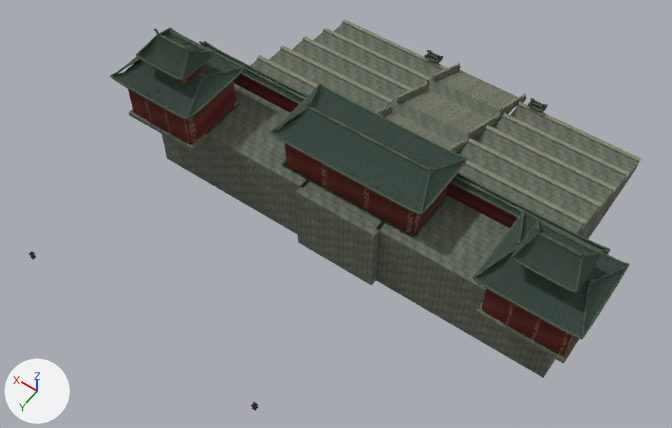
The glTF model art/temple/intro/temple_facade.glb: old version first, new version second.
Before and after are seen from a 50 mm camera at (-41.5, 90.6, 101.5) aimed at (-0.1, 32.7, 10.5). Lighting does not change. The marker at lower left points along +X, +Y and +Z. The picture after the commit comes second. Vertices at exactly the same position are counted once.

The scene before the commit, as lines of its bpy script (objects in view):
```python
me_temple_facade0 = bpy.data.meshes.new('temple_facade0')
me_temple_facade0.from_pydata(...)  # 14924 vertices, 22406 faces; spans x -32.6..30.6, y -8.6..35.0, z 0.0..18.9
me_temple_facade0.materials.append(mat_temple___painted_stone__red_timber_and_grey_tiles)  # picture img_temple_approach
me_temple_facade1 = bpy.data.meshes.new('temple_facade1')
me_temple_facade1.from_pydata(...)  # 14388 vertices, 22358 faces; spans x -33.6..33.6, y -6.8..35.8, z 0.0..23.1
me_temple_facade1.materials.append(mat_temple___painted_stone__red_timber_and_grey_tiles)  # picture img_temple_approach
ob_temple_facade0 = bpy.data.objects.new('temple_facade0', me_temple_facade0)
ob_temple_facade0.location = (0.0, 0.0, 0.0)
ob_temple_facade1 = bpy.data.objects.new('temple_facade1', me_temple_facade1)
ob_temple_facade1.location = (0.0, 0.0, 0.0)
```
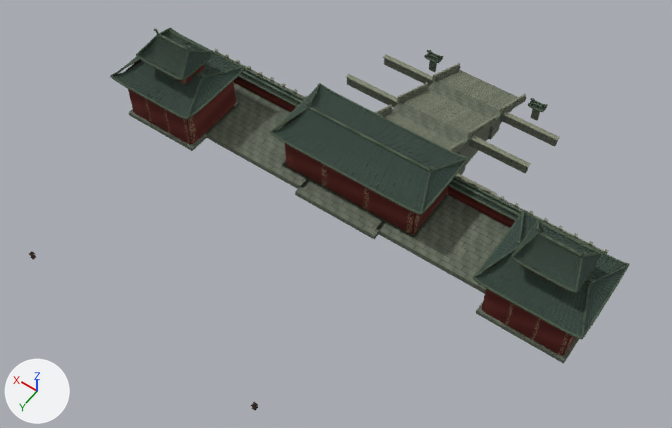
What differs and where, as boxes (x1, y1, x2, y2) in the pictures (672 x 428 px; the box of a moved part takes in the faces that stretch with it):
'temple_facade0', reshaped
    before: (162, 19, 642, 378)
    after: (205, 49, 609, 364)
part 1 of me_temple_facade0, added
    after: (501, 112, 560, 141)
part 2 of me_temple_facade0, added
    after: (469, 136, 531, 168)
part 3 of me_temple_facade0, added (mostly hidden)
    after: (457, 174, 497, 197)
part 4 of me_temple_facade0, moved or reshaped
    before: (452, 175, 605, 251)
    after: (449, 178, 521, 218)
part 5 of me_temple_facade0, deleted
    before: (199, 19, 642, 254)
part 6 of me_temple_facade0, cut back
    before: (162, 28, 555, 378)
    after: (207, 53, 589, 336)
part 7 of me_temple_facade0, moved or reshaped
    before: (494, 117, 626, 215)
    after: (469, 115, 557, 173)

What the commit changed:
me_temple_facade0 is used by ob_temple_facade0; location (0.0, 0.0, 0.0).
me_temple_facade0 had 14924 vertices, 22406 faces and spanned x -32.6..30.6, y -8.6..35.0, z 0.0..18.9.
me_temple_facade0 now has 14935 vertices, 22406 faces and spans x -33.5..30.5, y -8.6..35.7, z 0.0..18.9.
me_temple_facade0 part 1: the loose piece of 24 vertices spanning x -5.4..5.4, y -1.3..-1.2, z 3.5..3.6 is copied, and the copy is scaled about its middle by (0.835, 8.44, 3.27), then moved by (-10.3, 0.2, 0.0); it spans x -14.9..-5.8, y -1.4..-0.6, z 3.5..3.7.
me_temple_facade0 part 2: the loose piece of 24 vertices spanning x -5.4..5.4, y 8.7..8.8, z 7.1..7.2 is copied, and the copy is scaled about its middle by (0.835, 8.44, 3.27), then moved by (-10.3, 0.3, 0.0); it spans x -14.9..-5.8, y 8.6..9.4, z 7.1..7.3.
me_temple_facade0 part 3: the loose piece of 24 vertices spanning x -5.4..5.4, y 18.6..18.7, z 10.7..10.8 is copied, and the copy is scaled about its middle by (0.835, 8.44, 3.27), then moved by (-10.3, 0.3, 0.0); it spans x -14.9..-5.8, y 18.6..19.4, z 10.7..10.9.
me_temple_facade0 part 4: the loose piece of 443 vertices spanning x -30.5..-7.5, y 21.2..22.8, z 13.8..14.4 is scaled about its middle by (0.869, 0.938, 0.898), then moved by (1.0, 0.0, -0.9).
me_temple_facade0 part 5: 523 loose pieces with 4844 vertices, spanning x -30.6..30.6, y -5.8..22.9, z 0.0..15.0, are deleted.
me_temple_facade0 part 6: 1016 vertices removed from x -30.5..30.5, y -0.5..33.0, z 0.0..14.4; 5809 vertices added at x -33.5..30.5, y -1.4..35.7, z 2.2..18.7.
me_temple_facade0 part 7: 54 vertices removed from x -25.6..-6.4, y -0.4..5.4, z 0.0..4.0; 36 vertices added at x -14.7..-5.9, y -1.3..9.3, z 2.2..7.2.
Other edits to the shape of me_temple_facade0 do not show in these pictures.
